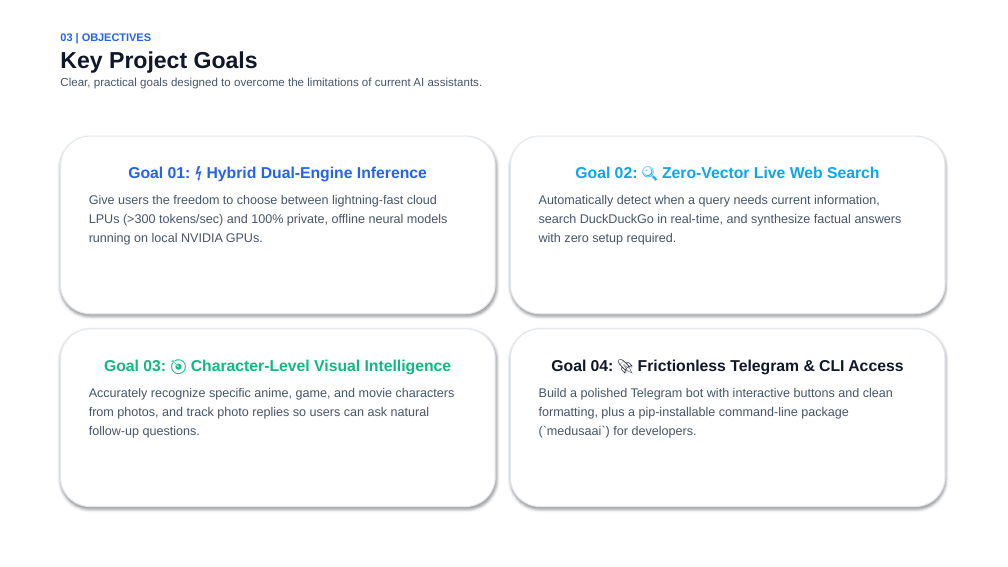
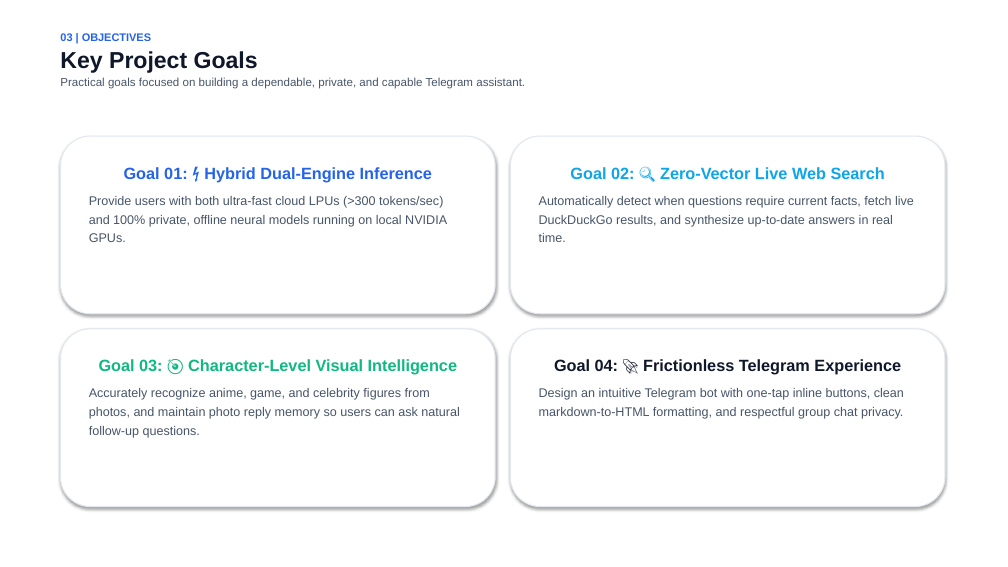
Before and after one commit to w4simg/medusa-ai, a slide deck: slide 4 of Medusa_AI_Presentation.pptx. Drawn at 1008x567 pixels with LibreOffice and Linux fonts; fonts in the diff are those of the drawing. Boxes give left, top, right and bottom in pixels: in the first picture for what was removed or moved away, otherwise in the second. Text is boxed around its words. In the diff, an @@ line names an element or a change of style, - is before the commit and + after.

Commit message:
docs(presentation): focus presentation 100% on Telegram Bot and replace CLI slide

```diff
--- a/Medusa_AI_Presentation.pptx
+++ b/Medusa_AI_Presentation.pptx
@@ text at [60, 77, 525, 89]: text changed @@
-Clear, practical goals designed to overcome the limitations of current AI assistants.
+Practical goals focused on building a dependable, private, and capable Telegram assistant.
@@ text in rounded rectangle at [124, 167, 432, 182]: size 15 to 15.5 pt in "Goal 01: ⚡ Hybrid Dual-Engine Inference" @@
@@ text in rounded rectangle at [570, 167, 885, 179]: size 15 to 15.5 pt in "Goal 02: 🔍 Zero-Vector Live Web Search" @@
@@ text in rounded rectangle at [89, 196, 447, 242]: text changed @@
-Give users the freedom to choose between lightning-fast cloud LPUs (>300 tokens/sec) and 100% private, offline neural models running on local NVIDIA GPUs.
+Provide users with both ultra-fast cloud LPUs (>300 tokens/sec) and 100% private, offline neural models running on local NVIDIA GPUs.
@@ text in rounded rectangle at [539, 196, 914, 242]: text changed @@
-Automatically detect when a query needs current information, search DuckDuckGo in real-time, and synthesize factual answers with zero setup required.
+Automatically detect when questions require current facts, fetch live DuckDuckGo results, and synthesize up-to-date answers in real time.
@@ text in rounded rectangle at [99, 359, 457, 375]: size 15 to 15.5 pt in "Goal 03: 🎯 Character-Level Visual Intelligence" @@
@@ text in rounded rectangle at [539, 359, 904, 419]: text changed @@
-Goal 04: 🚀 Frictionless Telegram & CLI Access
-Build a polished Telegram bot with interactive buttons and clean formatting, plus a pip-installable command-line package (`medusaai`) for developers.
+Goal 04: 🚀 Frictionless Telegram Experience
+Design an intuitive Telegram bot with one-tap inline buttons, clean markdown-to-HTML formatting, and respectful group chat privacy.
@@ text in rounded rectangle at [89, 388, 459, 438]: text changed @@
-Accurately recognize specific anime, game, and movie characters from photos, and track photo replies so users can ask natural follow-up questions.
+Accurately recognize anime, game, and celebrity figures from photos, and maintain photo reply memory so users can ask natural follow-up questions.
```
Also in this commit, not shown: 8 other slides changed, 2 other files.
